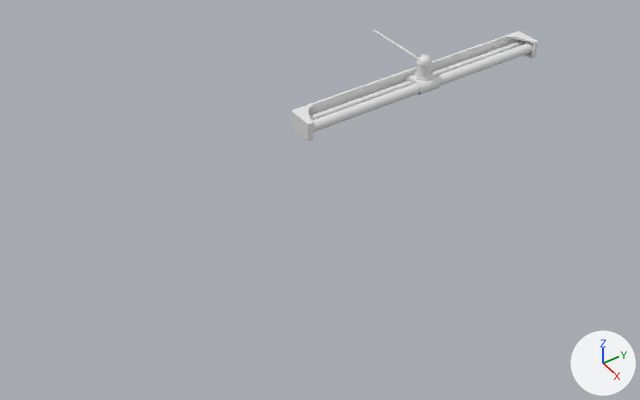
One commit to the Blender file Blender-models/cable.blend: the scene before it, then after it.
The view is the same before and after, from a camera (50 mm lens) standing at (12.63, -11.22, 9.54) and looking at (1.09, -3.4, -1.03). Arrows for +X, +Y and +Z are at lower right; the lights stay in place.
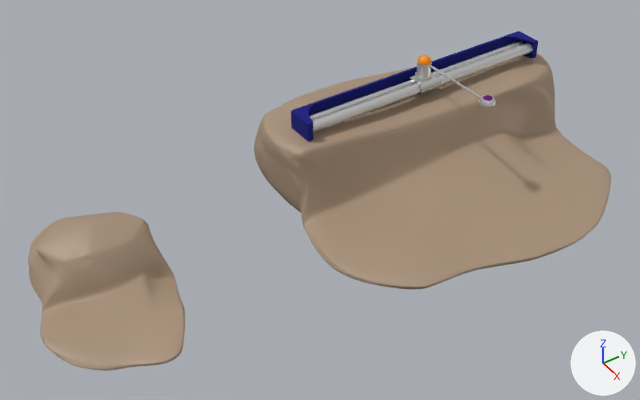
Where the change shows, as pixel boxes [x1, y1, x2, y2] in the pictures (640 x 400 px):
'Plane', added (beige): after [254, 53, 611, 289]
'Plane.001', added (beige): after [28, 212, 185, 371]
'Cylinder.001', moved, turned: before [373, 30, 432, 78]; after [416, 61, 496, 107]
'Cylinder.003', added: after [405, 72, 440, 95]
'Cylinder.002', added: after [417, 55, 431, 65]
part 1 of me_cylinder, deleted: before [405, 73, 440, 95]
part 2 of me_cylinder, deleted: before [415, 72, 432, 81]
part 3 of me_cylinder, recoloured (white to grey): [310, 41, 533, 132] in both
part 4 of me_cylinder, recoloured (grey to blue): [291, 31, 538, 142] in both

Patch to the scene script:
```diff
--- a/Blender-models/cable.blend.py
+++ b/Blender-models/cable.blend.py
@@ mat_material @@
+mat_material = principled_material('Material')
+mat_material.base_color = (0.76, 0.76, 0.76)  # light grey #e2e2e2
+mat_material.metallic = 1.0
@@ mat_material_002 @@
+mat_material_002 = principled_material('Material.002')
+mat_material_002.base_color = (0.0, 0.0035, 0.197)  # dark blue #000b7b
+mat_material_002.roughness = 1.0
@@ me_cylinder @@
 # used by ob_cylinder; location = (0.0, 0.0, 0.0); rotation_euler = (1.571, -1.372, -1.571), in degrees (90, -79, -90); scale = (0.244, 0.244, 0.244)
-me_cylinder.from_pydata(...)  # 488 vertices, 464 faces; spans x -3.4..3.4, y -12.8..12.8, z -1.1..1.4
+me_cylinder.from_pydata(...)  # 324 vertices, 298 faces; spans x -3.4..3.4, y -12.8..12.8, z -1.1..1.4
+# me_cylinder part 1: the loose piece of 152 vertices spanning x -0.8..0.8, y -1.1..1.1, z -1.1..1.2 is deleted
+# me_cylinder part 2: the loose piece of 12 vertices spanning x 0.4..0.9, y -0.7..0.9, z -0.7..0.7 is deleted
+# me_cylinder part 3: 32 faces spanning x -2.9..2.9, y -12.4..12.3, z -0.9..0.8 switch from no material to mat_material (light grey #e2e2e2)
+# me_cylinder part 4: 266 faces spanning x -3.4..3.4, y -12.8..12.8, z -1.1..1.4 switch from no material to mat_material_002 (dark blue #000b7b)
@@ ob_cylinder_001 @@
 ob_cylinder_001 = bpy.data.objects.new('Cylinder.001', me_cylinder_001)
-ob_cylinder_001.location = (0.0, 0.0, 0.0)
-ob_cylinder_001.rotation_euler = (1.571, -1.372, -1.571)  # degrees (90, -79, -90)
+ob_cylinder_001.location = (-0.01, 0.0, 0.34)
+ob_cylinder_001.rotation_euler = (1.571, -1.372, 1.571)  # degrees (90, -79, 90)
 ob_cylinder_001.scale = (0.244, 0.244, 0.244)
@@ ob_cylinder_003 @@
+ob_cylinder_003 = bpy.data.objects.new('Cylinder.003', me_cylinder_003)  # 164 vertices, 166 faces; spans x -0.78..0.92, y -1.13..1.14, z -1.1..1.16; in mat_material_006 (white #e7e7e7)
+ob_cylinder_003.location = (0.0, 0.0, 0.0)
+ob_cylinder_003.rotation_euler = (1.571, -1.372, -1.571)  # degrees (90, -79, -90)
+ob_cylinder_003.scale = (0.244, 0.244, 0.244)
@@ ob_plane_001 @@
+ob_plane_001 = bpy.data.objects.new('Plane.001', me_plane_001)  # 97 vertices, 190 faces; spans x -2.16..1.66, y -0.32..0.43, z -0.57..1.21; in mat_material_001 (beige #a89079); modifiers BEVEL, SUBSURF
+ob_plane_001.location = (0.6, -7.64, -1.34)
+ob_plane_001.rotation_euler = (0.0, 0.0, 3.058)  # degrees (0, 0, 175)
+ob_plane_001.scale = (1.09, 3.68, 0.756)
@@ ob_plane @@
+ob_plane = bpy.data.objects.new('Plane', me_plane)  # 144 vertices, 285 faces; spans x -3.84..1.59, y -1.0..1.02, z -1.82..0.08; in mat_material_001 (beige #a89079); modifiers BEVEL, SUBSURF
+ob_plane.location = (0.0, 0.0, -0.22)
+ob_plane.rotation_euler = (0.0, 0.0, 3.058)  # degrees (0, 0, 175)
+ob_plane.scale = (1.09, 3.68, 1.0)
@@ ob_cylinder_002 @@
+ob_cylinder_002 = bpy.data.objects.new('Cylinder.002', me_cylinder_002)  # 145 vertices, 145 faces; spans x 0.417..1.247, y -0.466..0.732, z -0.604..0.605; in mat_material_003 (orange #ff9202)
+ob_cylinder_002.location = (-0.01, 0.0, 0.34)
+ob_cylinder_002.rotation_euler = (1.571, -1.372, -1.571)  # degrees (90, -79, -90)
+ob_cylinder_002.scale = (0.244, 0.244, 0.244)
```
